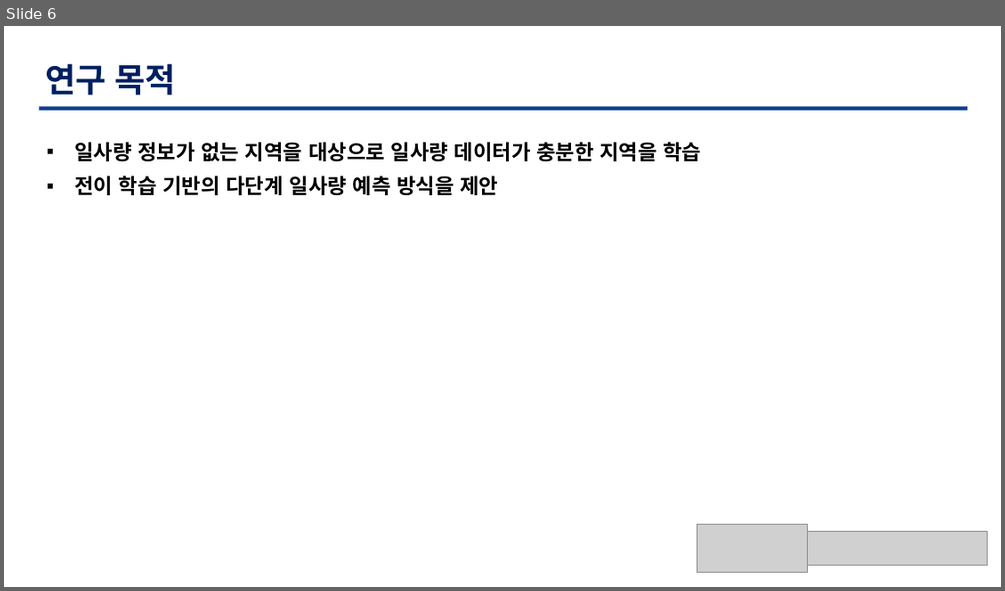
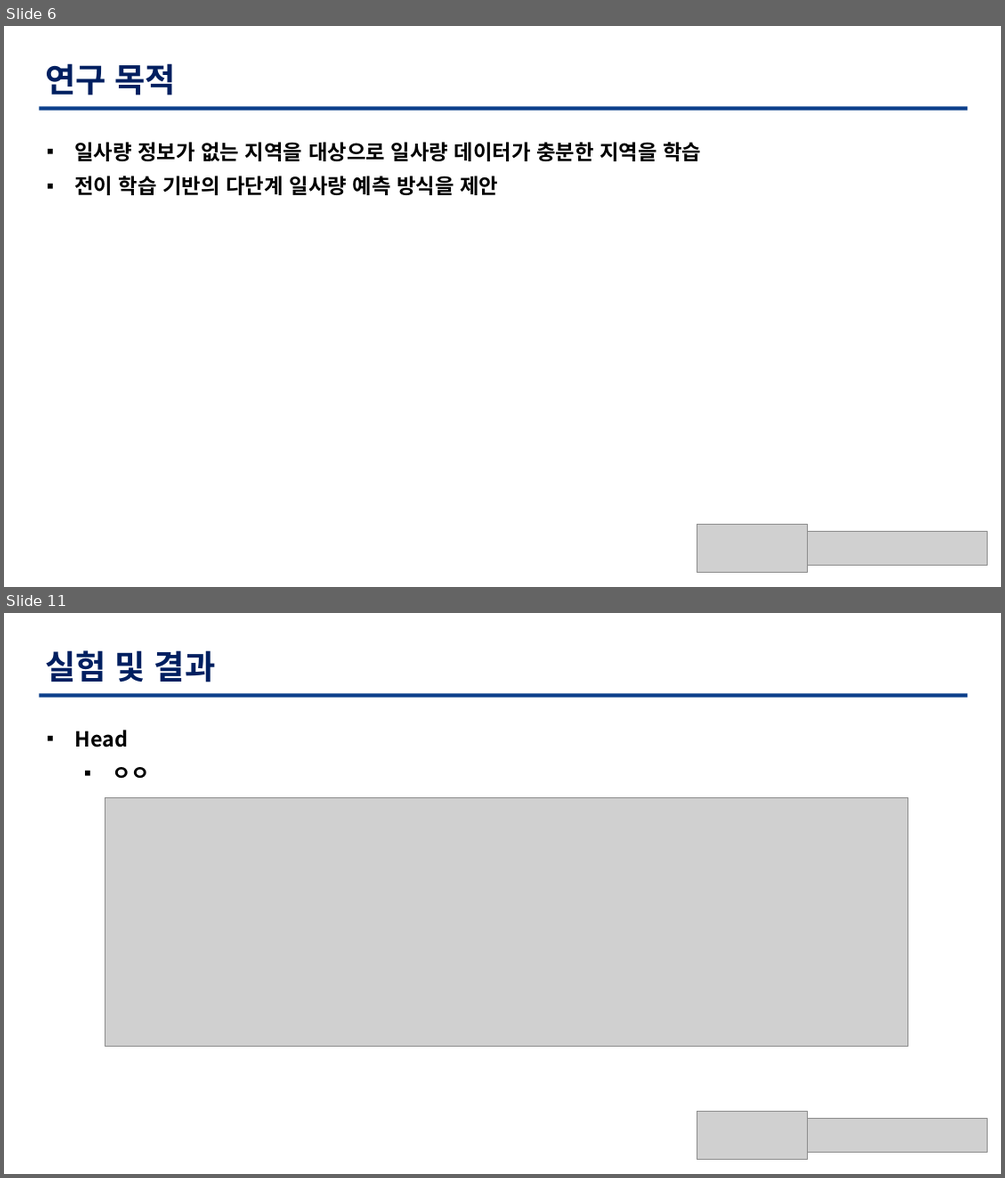
Before and after one commit to TaegyuHan/Solar_radiation_prediction_model, a slide deck: KICS_PT/[KICS] 모델 poster.pptx. Shown one above the other, each under a label of ours: slide 6 before the commit, slides 6 and 11 after it; the slides between them are not shown. The pictures are 1005x591 and 1005x1178 pixels, drawn with LibreOffice and Linux fonts; fonts in the diff are those of the drawing; grey boxes stand for pictures. Boxes give left, top, right and bottom in pixels: in the first picture for what was removed or moved away, otherwise in the second. Text is boxed around its words. In the diff, an @@ line names an element or a change of style, - is before the commit and + after.

```diff
--- a/KICS_PT/[KICS] 모델 poster.pptx
+++ b/KICS_PT/[KICS] 모델 poster.pptx
@@ slide 11 added at bbox=[4, 613, 1001, 1174], background #FFFFFF @@
@@ text added at bbox=[45, 650, 215, 682], 32 pt, text #001F60, bold @@
+실험 및 결과
@@ freeform shape added at bbox=[39, 694, 968, 698], fill #0C3F8B @@
@@ text added at bbox=[74, 730, 150, 779], 20 pt, text #000000, bold @@
+▪ Head
+  ▪ ㅇㅇ
@@ picture added at bbox=[105, 798, 909, 1046] @@
@@ picture added at bbox=[697, 1111, 808, 1159] @@
@@ picture added at bbox=[808, 1118, 988, 1152] @@
```
Also in this commit, not shown: 6 slides changed, 2 other slides added, 3 slides removed.
